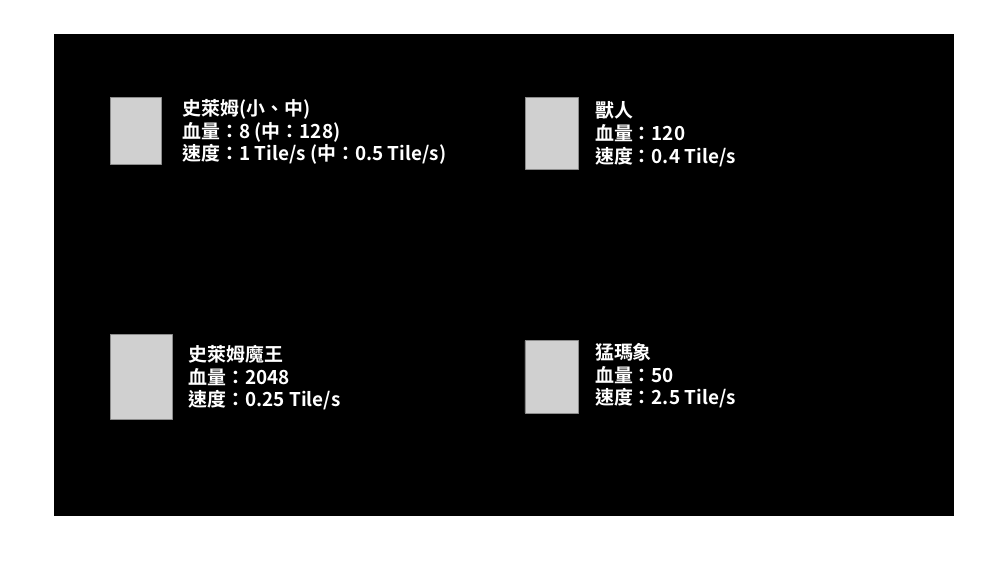
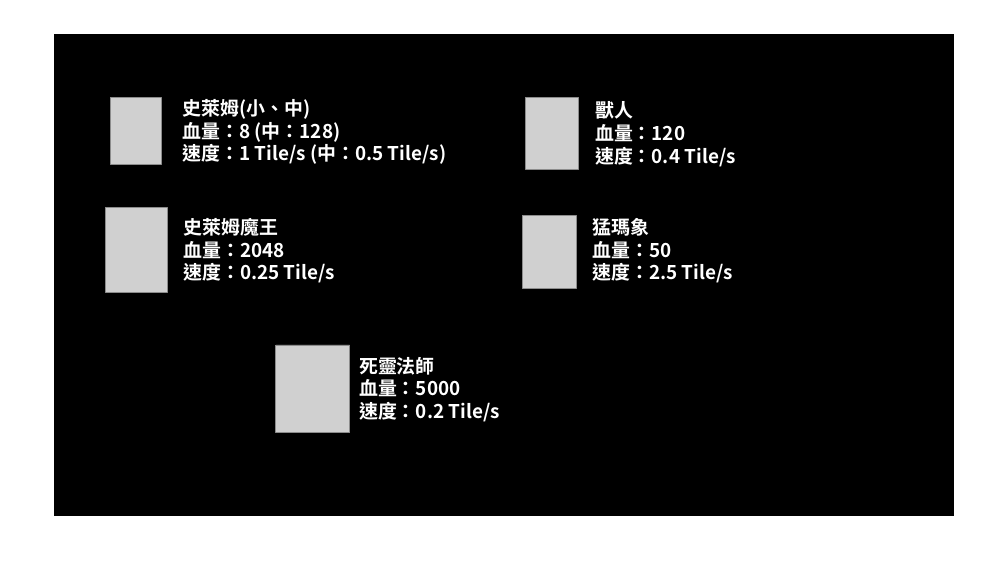
Before and after one commit to IanChen611/Fortress_Guard, a slide deck: slide 4 of Resources/TutorialPage.pptx. Drawn at 1008x567 pixels with LibreOffice and Linux fonts; fonts in the diff are those of the drawing; grey boxes stand for pictures. Boxes give left, top, right and bottom in pixels: in the first picture for what was removed or moved away, otherwise in the second. Text is boxed around its words. In the diff, an @@ line names an element or a change of style, - is before the commit and + after.

```diff
--- a/Resources/TutorialPage.pptx
+++ b/Resources/TutorialPage.pptx
@@ 2 texts, 1 picture: place and size @@
-2 texts, 1 picture at box(111, 334, 736, 420)
+2 texts, 1 picture at box(106, 207, 733, 293)
@@ picture: place and size @@
-picture at box(525, 341, 578, 414)
+picture at box(523, 216, 576, 288)
@@ picture added at box(276, 345, 349, 433) @@
@@ text added at box(359, 357, 500, 422), 18 pt, text #FFFFFF, bold @@
+死靈法師
+血量：5000
+速度：0.2 Tile/s
```
Also in this commit, not shown: 1 other slide changed, 3 other files.
